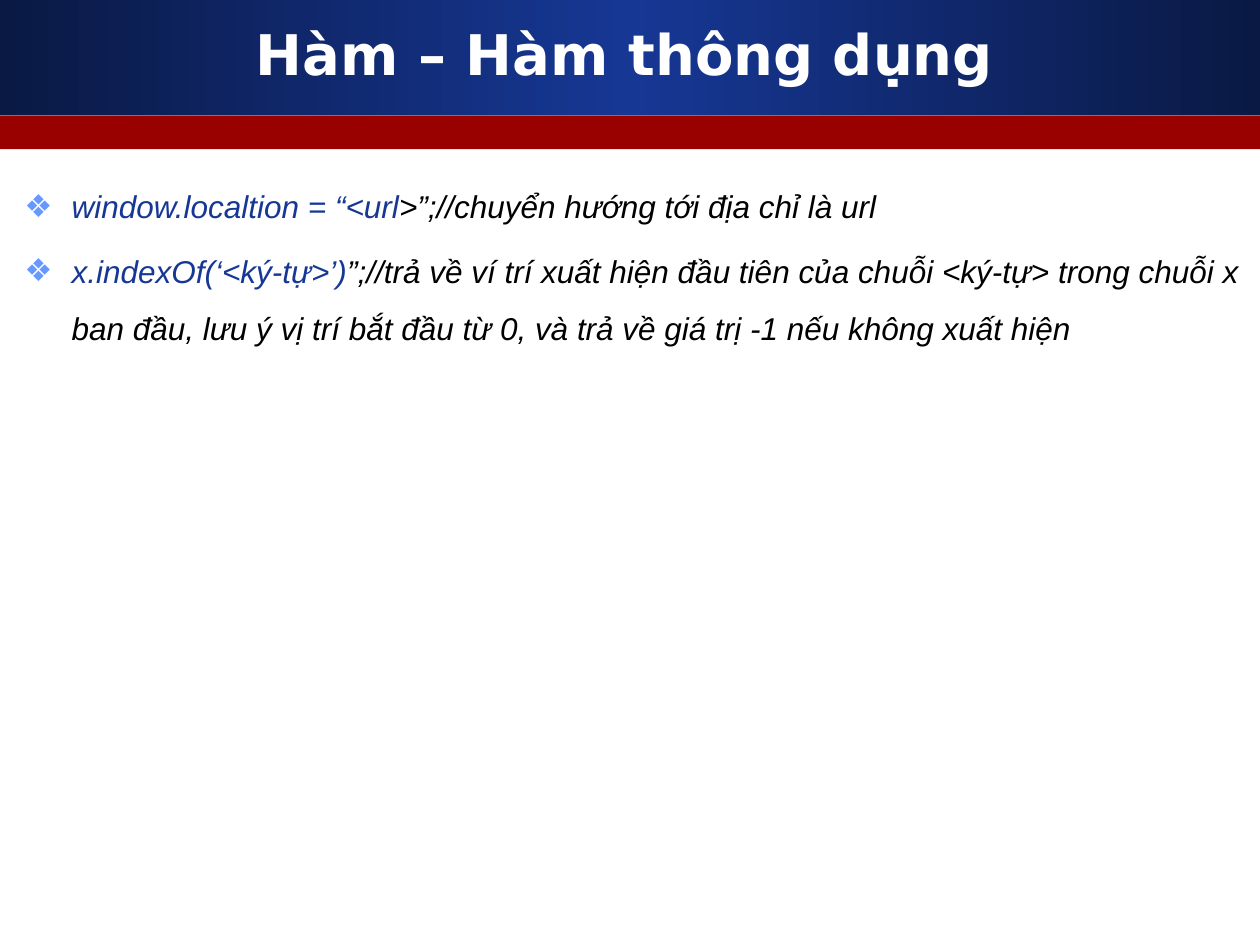
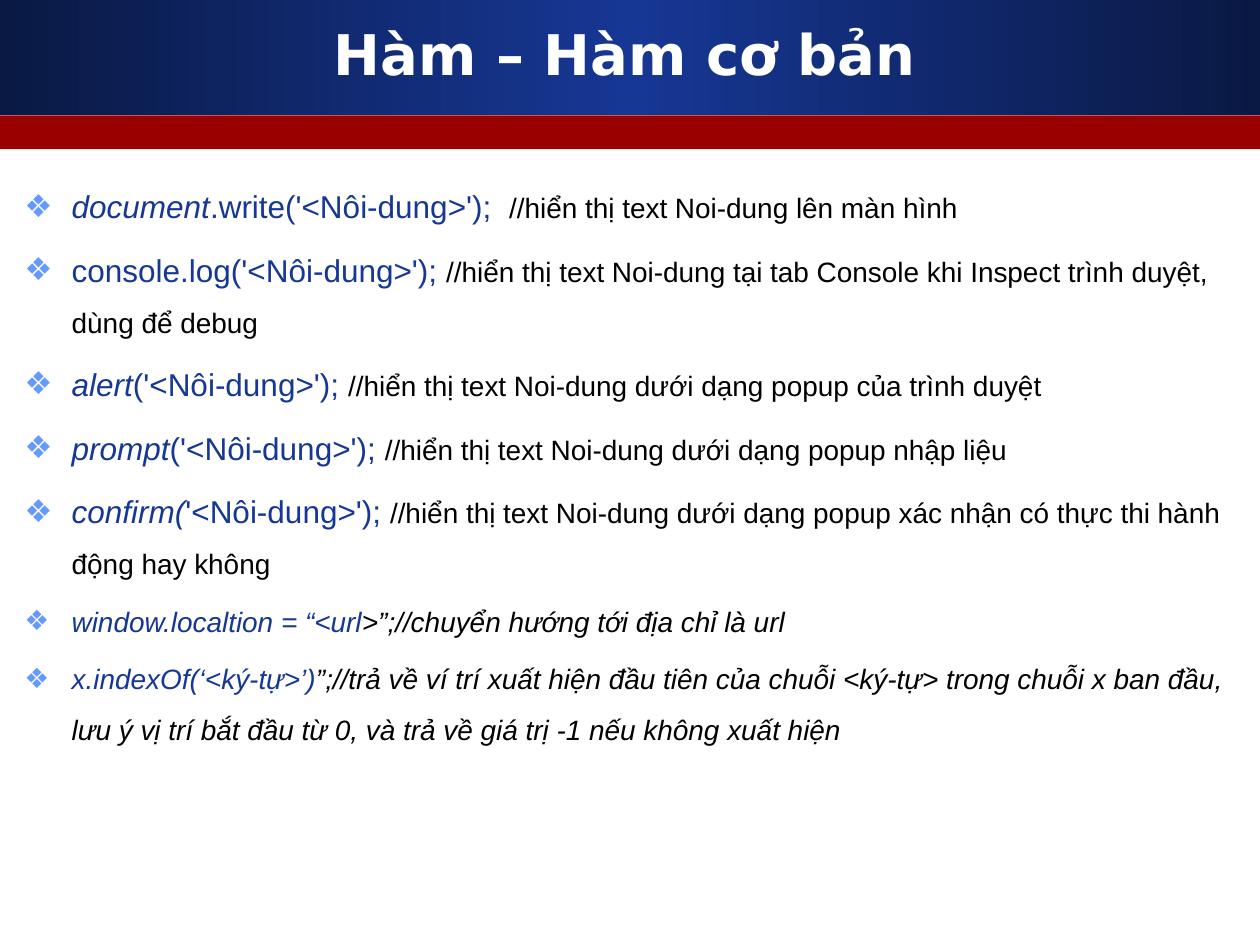
Before and after one commit to nguyenvietmanhit/PHP0921E2_SKDA, a slide deck: slide 14 of Day03_CD2_Javascript_Basic_1/Slides/1_Javascript_can_ban_phan_1.ppt (slide 17 before the commit). Drawn at 1260x945 pixels with LibreOffice and Linux fonts; fonts in the diff are those of the drawing. Boxes give left, top, right and bottom in pixels: in the first picture for what was removed or moved away, otherwise in the second. Text is boxed around its words. In the diff, an @@ line names an element or a change of style, - is before the commit and + after.

```diff
--- a/Day03_CD2_Javascript_Basic_1/Slides/1_Javascript_can_ban_phan_1.ppt
+++ b/Day03_CD2_Javascript_Basic_1/Slides/1_Javascript_can_ban_phan_1.ppt
@@ title at [334, 30, 915, 76]: text changed @@
-Hàm – Hàm thông dụng
+Hàm – Hàm cơ bản
@@ text at [72, 195, 1220, 580]: paragraphs added @@
+❖ document.write('<Nôi-dung>'); //hiển thị text Noi-dung lên màn hình
+❖ console.log('<Nôi-dung>'); //hiển thị text Noi-dung tại tab Console khi Inspect trình duyệt, dùng để debug
+❖ alert('<Nôi-dung>'); //hiển thị text Noi-dung dưới dạng popup của trình duyệt
+❖ prompt('<Nôi-dung>'); //hiển thị text Noi-dung dưới dạng popup nhập liệu
+❖ confirm('<Nôi-dung>'); //hiển thị text Noi-dung dưới dạng popup xác nhận có thực thi hành động hay không
@@ text at [72, 610, 1222, 745]: size 18 to 16 pt in "window.localtion = “<url>”;//chuyển hướng tới địa chỉ ...", "x.indexOf(‘<ký-tự>’)”;//trả về ví trí xuất hiện đầu ..." @@
```
Also in this commit, not shown: 3 other slides changed, 5 slides added, 1 slide removed, 1 other file.
